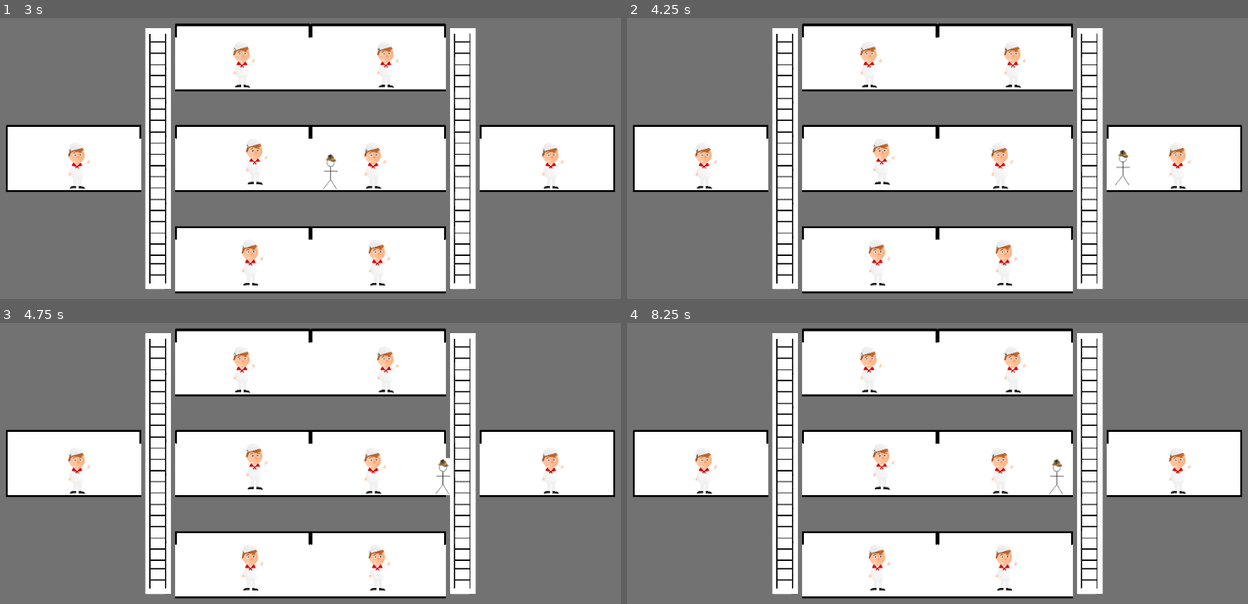
Above: before the commit, frames 1-4 (two rows, left to right).
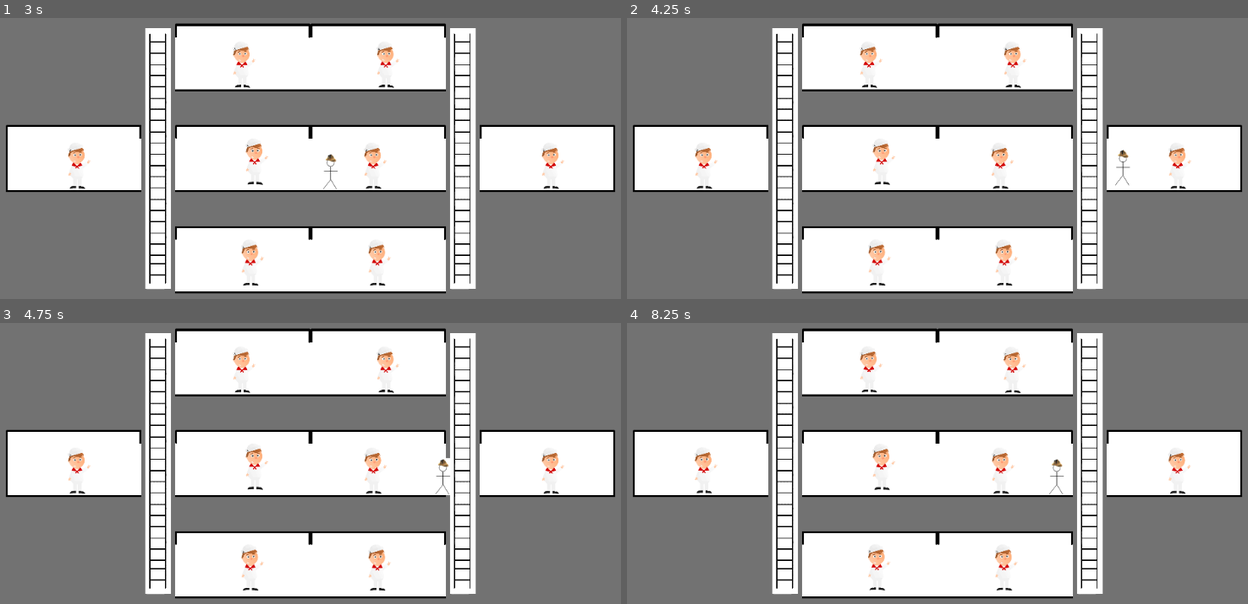
Above: after the commit, the same moments.

Repository: danielcannell/deep-clue-sea
Game: Godot game, scene res://Main.tscn
Same seed, same stepped clock (60 frames per second), same inputs: the game is played once before the commit and once after it.
Inputs (mouse positions are in pixels of both pictures, inside the frame that each line leads up to):
- Up to frame 1 (3 s): tap Enter at 0.5, 2 s; move the mouse to (74, 158) at 0.52 s; hold D (move_right) 0.53-2.03 s; click (74, 158) at 0.67 s; tap Space (jump) at 0.77, 1.25, 1.52 s; move the mouse to (378, 57) at 1.27 s; click (378, 57) at 1.42 s; move the mouse to (378, 158) at 2.02 s; hold A (move_left) 2.03-2.78 s; click (378, 158) at 2.17 s; move the mouse to (378, 259) at 2.77 s; hold D (move_right) from 2.78 s (still down); click (378, 259) at 2.92 s
- Up to frame 2 (4.25 s): keep holding D (move_right); tap Space (jump) at 3.02, 3.5, 3.77 s; move the mouse to (869, 57) at 3.52 s; click (869, 57) at 3.67 s
- Up to frame 3 (4.75 s): move the mouse to (242, 463) at 4.27 s; release D (move_right) at 4.28 s; hold A (move_left) from 4.28 s (still down); click (242, 463) at 4.42 s; tap Space (jump) at 4.52 s
- Up to frame 4 (8.25 s): move the mouse to (869, 564) at 5.02 s; release A (move_left) at 5.03 s; hold D (move_right) 5.03-5.78 s; click (869, 564) at 5.17 s; move the mouse to (1173, 463) at 5.77 s; hold A (move_left) 5.78-7.28 s; click (1173, 463) at 5.92 s; tap Space (jump) at 6.02, 6.77, 7.52 s; move the mouse to (1086, 438) at 6.52 s; move the mouse to (800, 477) at 7.27 s; hold D (move_right) from 7.28 s (still down); click (800, 477) at 7.42 s; tap Enter at 8 s; move the mouse to (1005, 370) at 8.02 s

Frame 1 is identical in both runs. In frame 2, less than 0.1% of the frame differs, in the area x 11-62%, y 46-96%; in frame 3, less than 0.1%; in frame 4, 0.6%, in the area x 10-91%, y 10-96%.
Error before the commit: Invalid get index 'Null' (on base: 'Dictionary'). (res://crewmen/pathplanner.gd:84)

Commit message:
Implement containing room function (only for rooms not ladders yet)

Diff:
--- a/Globals.gd
+++ b/Globals.gd
@@ -29,3 +29,12 @@
     Rooms.MedBay,
     Rooms.Bridge
 ]
+
+const LADDERS_LIST = [
+    Rooms.UpperLeftLadder,
+    Rooms.MiddleLeftLadder,
+    Rooms.LowerLeftLadder,
+    Rooms.UpperRightLadder,
+    Rooms.MiddleRightLadder,
+    Rooms.LowerRightLadder,
+]
--- a/room/Room.gd
+++ b/room/Room.gd
@@ -60,4 +60,14 @@
     return m_flooding
 
 func centre_position():
-    return get_node("CollisionShape2D").shape.extents + position
+    return position
+
+func contains(pos):
+    var epsilon = 5
+    var extents = get_node("CollisionShape2D").shape.extents
+
+    return (
+        pos.x + epsilon >= position.x - extents.x and
+        pos.x - epsilon <= position.x + extents.x and
+        pos.y + epsilon >= position.y - extents.y and
+        pos.y - epsilon <= position.y + extents.y)
--- a/submarine/Submarine.gd
+++ b/submarine/Submarine.gd
@@ -42,5 +42,11 @@
         Globals.Rooms.MiddleRightLadder: return get_node("TileMap/ladder")
         Globals.Rooms.LowerRightLadder:  return get_node("TileMap/ladder")
 
-func containing_room_id(posn):
-    pass
+func containing_room_id(pos):
+    for rm in Globals.ROOMS_LIST:
+        if room(rm).contains(pos):
+            return rm
+
+    for ld in Globals.LADDERS_LIST:
+        if room(ld).contains(pos):
+            return ld
